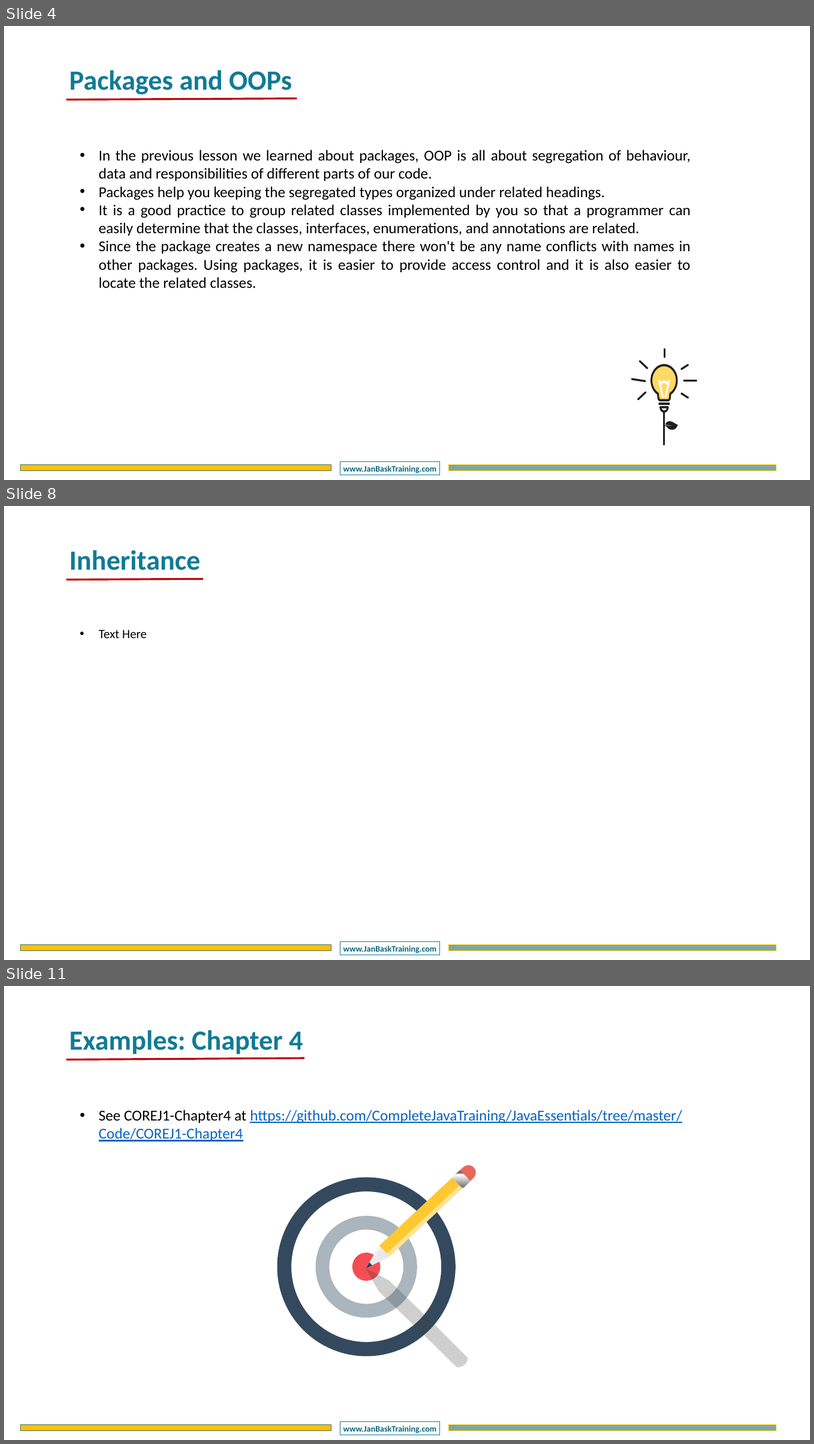
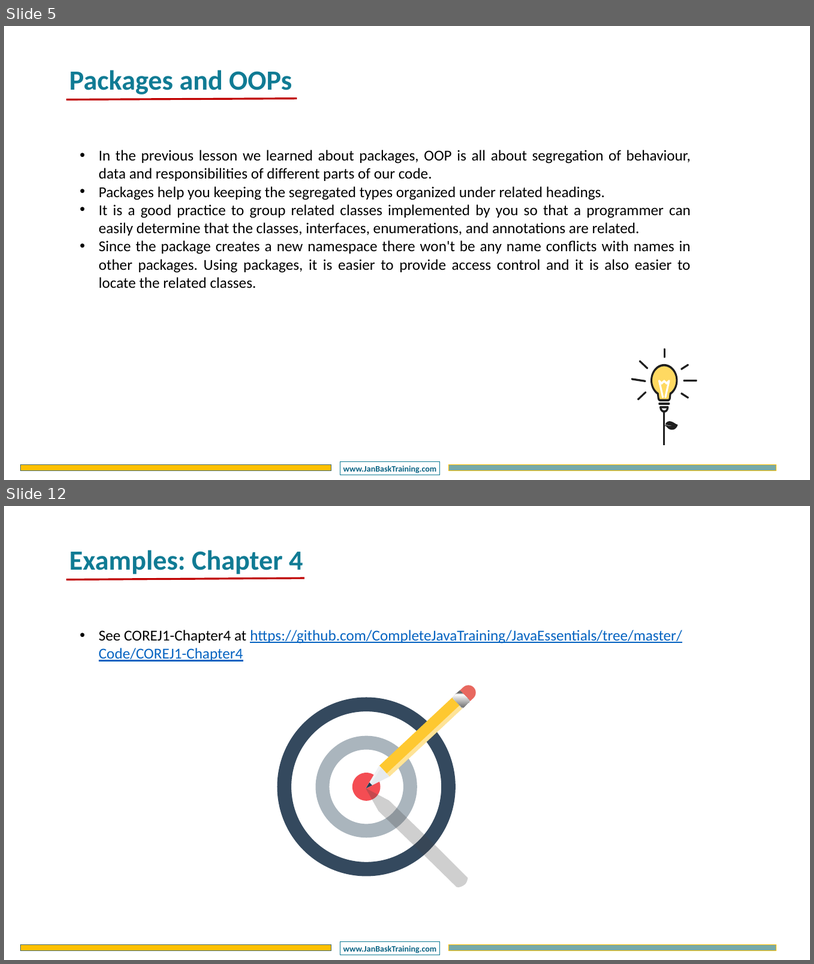
Before and after one commit to CompleteJavaTraining/JavaEssentials, a slide deck: slides/COREJ1/COREJ1 - Chapter4.pptx. Shown one above the other, each under a label of ours: slides 4, 8 and 11 before the commit, slides 5 and 12 after it; the slides between them are not shown. The pictures are 814x1444 and 814x964 pixels, drawn with LibreOffice and Linux fonts; fonts in the diff are those of the drawing; background and template pictures are left out. Boxes give left, top, right and bottom in pixels: in the first picture for what was removed or moved away, otherwise in the second. Text is boxed around its words. In the diff, an @@ line names an element or a change of style, - is before the commit and + after.

```diff
--- a/slides/COREJ1/COREJ1 - Chapter4.pptx
+++ b/slides/COREJ1/COREJ1 - Chapter4.pptx
@@ slide 8 removed at [4,506,810,960], background #FFFFFF; not listed: 3 template elements that a slide beside it also shows @@
@@ text removed at [69,550,200,570] @@
-Inheritance
@@ line removed from (66, 579) to (203, 579) @@
@@ text removed at [99,630,147,638] @@
-• Text Here
@@ what was slide 4 is now slide 5 @@
@@ what was slide 11 is now slide 12 @@
```
Also in this commit, not shown: 2 slides changed, 5 slides added, 3 other slides removed, 2 other files.
